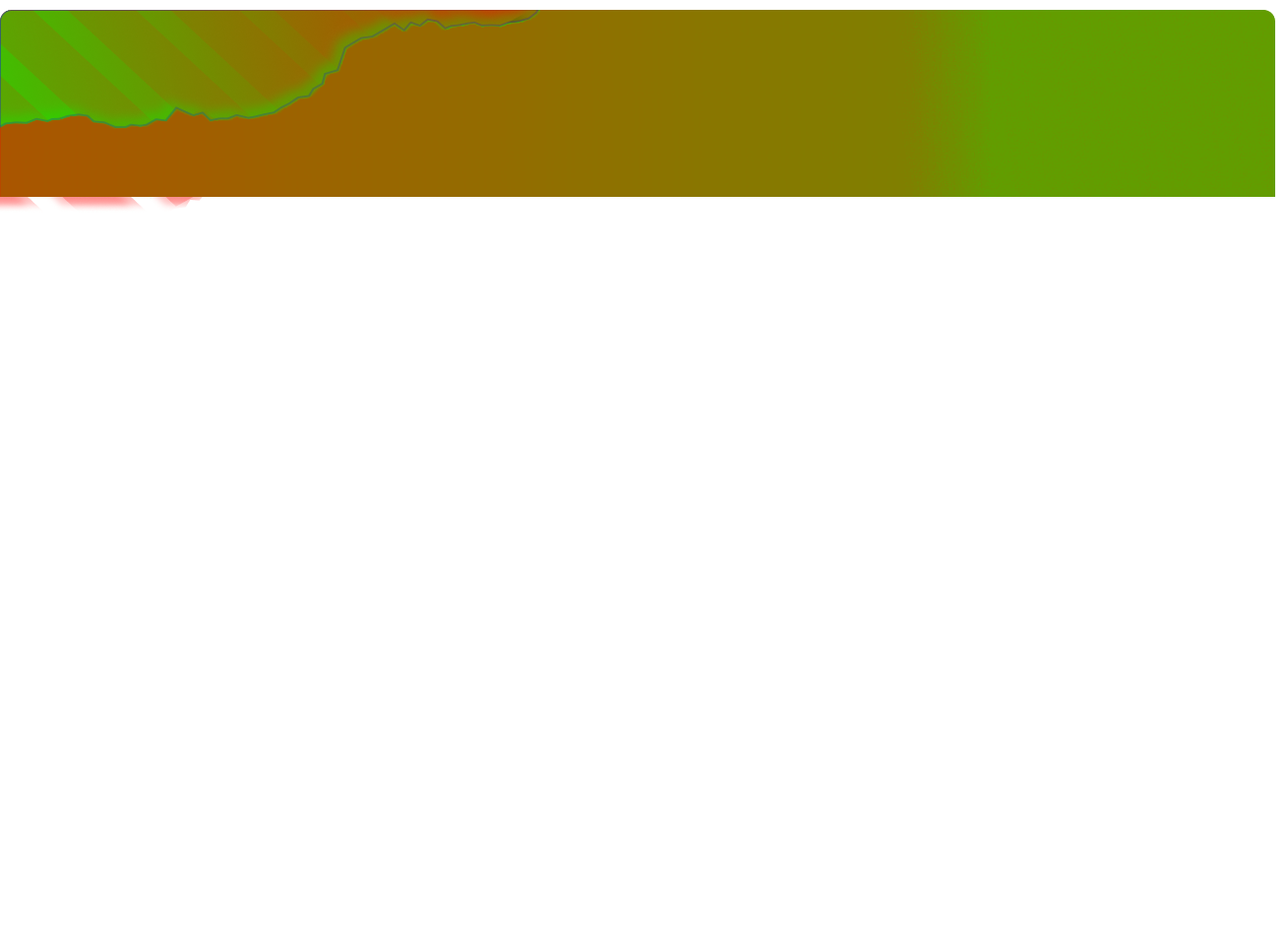
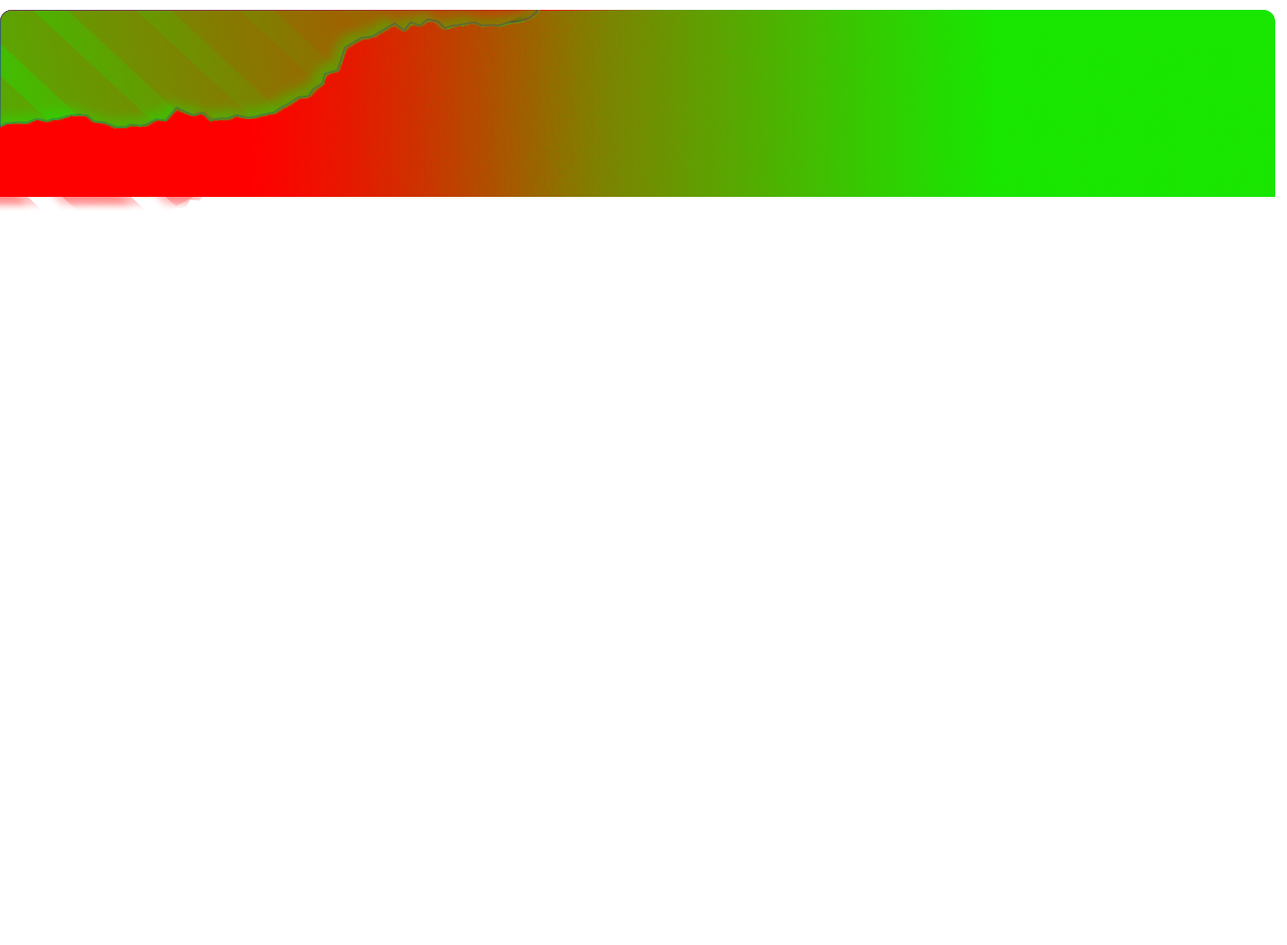
Layered file, before and after one edit (1287x945). Changes by layer:
pixels changed over (x1=0, y1=9, x2=1276, y2=197) (layer not identified)
